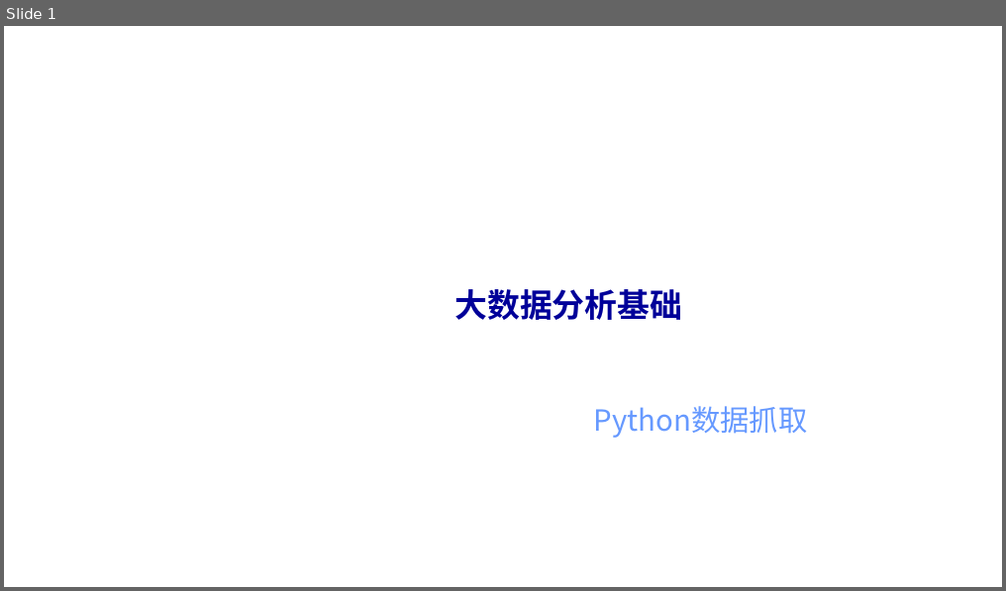
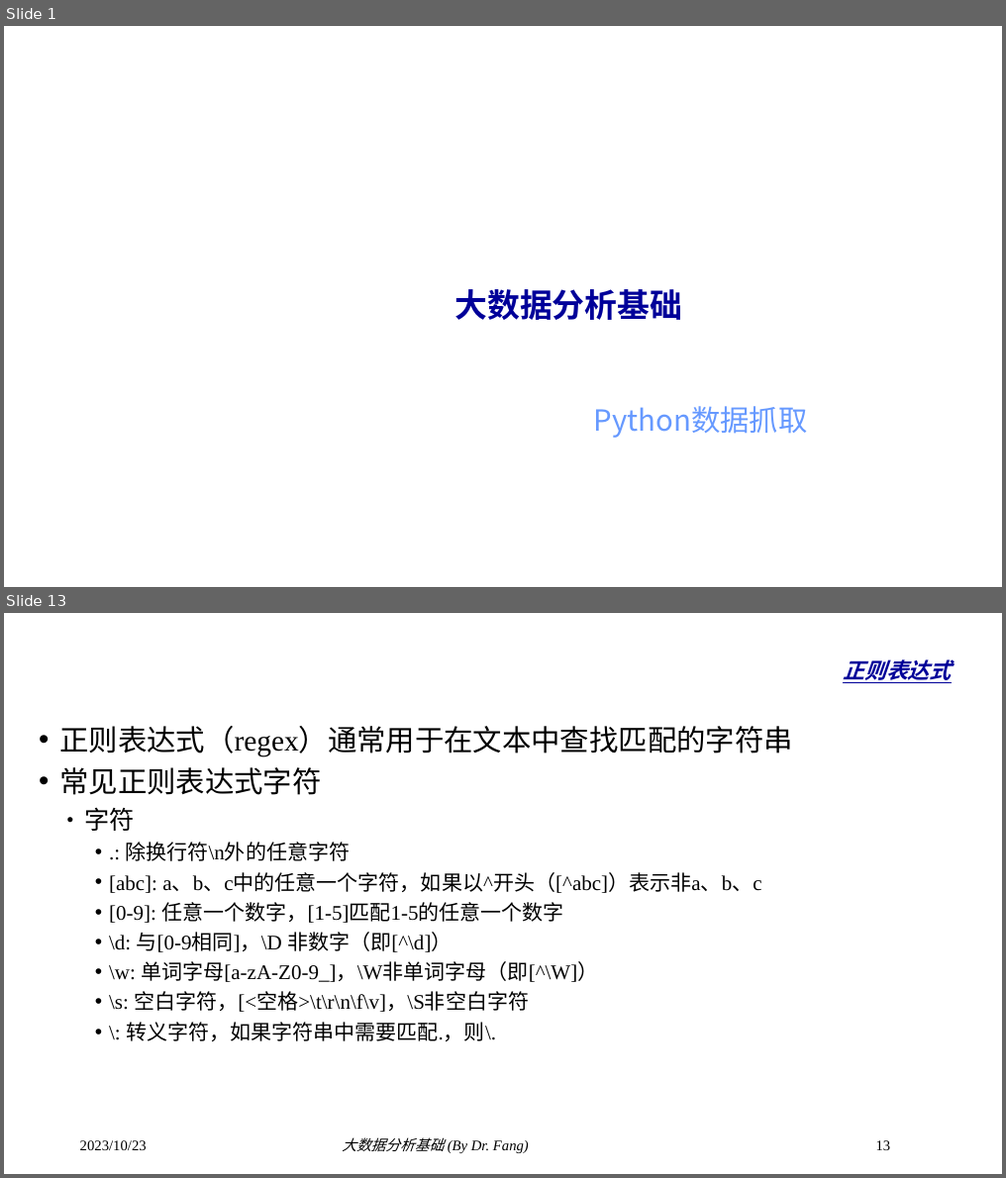
Before and after one commit to dr-fang/BDA, a slide deck: slides/3_PythonCrawler.pptx. Shown one above the other, each under a label of ours: slide 1 before the commit, slides 1 and 13 after it; the slides between them are not shown. The pictures are 1006x591 and 1006x1178 pixels, drawn with LibreOffice and Linux fonts; fonts in the diff are those of the drawing; background and template pictures are left out. Boxes give left, top, right and bottom in pixels: in the first picture for what was removed or moved away, otherwise in the second. Text is boxed around its words. In the diff, an @@ line names an element or a change of style, - is before the commit and + after.

```diff
--- a/slides/3_PythonCrawler.pptx
+++ b/slides/3_PythonCrawler.pptx
@@ slide 13 added at (x1=4, y1=613, x2=1002, y2=1174), background #FFFFFF @@
@@ title added at (x1=843, y1=660, x2=951, y2=683), 36 pt, text #000099, bold, italic, underline @@
+正则表达式
@@ text added at (x1=59, y1=726, x2=792, y2=1042), 20 pt, text #000000 @@
+• 正则表达式（regex）通常用于在文本中查找匹配的字符串
+• 常见正则表达式字符
+  • 字符
+    • .: 除换行符\n外的任意字符
+    • [abc]: a、b、c中的任意一个字符，如果以^开头（[^abc]）表示非a、b、c
+    • [0-9]: 任意一个数字，[1-5]匹配1-5的任意一个数字
+    • \d: 与[0-9相同]，\D 非数字（即[^\d]）
+    • \w: 单词字母[a-zA-Z0-9_]，\W非单词字母（即[^\W]）
+    • \s: 空白字符，[<空格>\t\r\n\f\v]，\S非空白字符
+    • \: 转义字符，如果字符串中需要匹配.，则\.
@@ text added at (x1=80, y1=1141, x2=147, y2=1151), 14 pt, text #000000 @@
+2023/10/23
@@ text added at (x1=342, y1=1138, x2=529, y2=1154), 14 pt, text #000000, italic @@
+大数据分析基础 (By Dr. Fang)
@@ page number added at (x1=876, y1=1141, x2=891, y2=1151), 14 pt, text #000000 @@
+13
```
Also in this commit, not shown: 11 slides changed, 8 other slides added.
